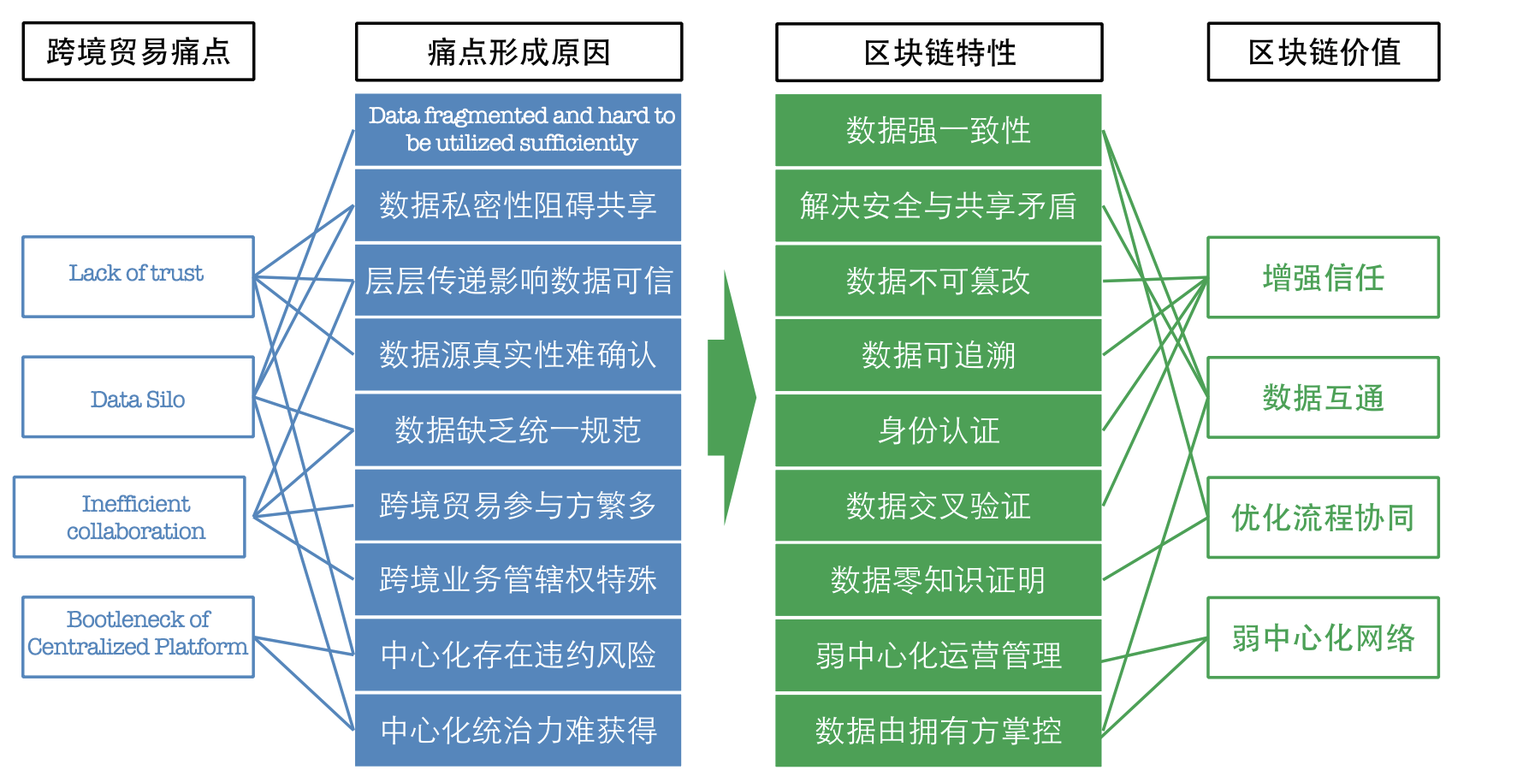
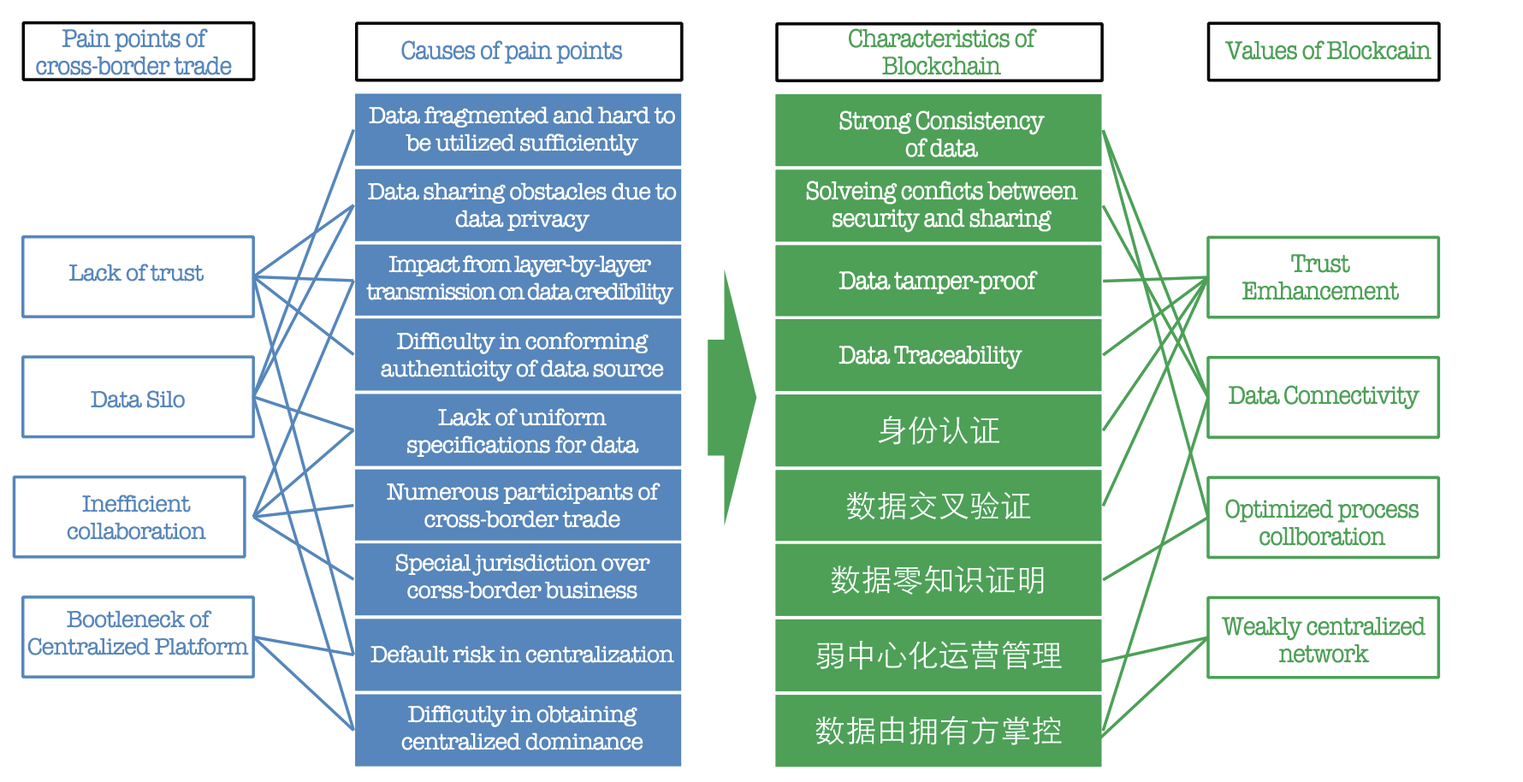
Two versions of the same layered image (1523 x 782). Layer-by-layer changes:
added group "组 1" with 15 layers above "截屏2020-09-13 下午9.25.16" over box(35, 28, 677, 751)
added layer "Difficutly in obtaining centralized dominance" in group "组 1" over box(401, 705, 644, 751)
added layer "Default risk in centralization" in group "组 1" over box(370, 645, 675, 664)
added layer "Special jurisdiction over corss-border business" in group "组 1" over box(395, 553, 651, 600)
added layer "Numerous participants of cross-border trade" in group "组 1" over box(386, 482, 661, 528)
added layer "Lack of uniform specifications for data" in group "组 1" over box(406, 408, 640, 457)
added layer "Difficulty in conforming authenticity of data source" in group "组 1" over box(380, 332, 665, 382)
added layer "Inpact from layer-by-layer transimission on data credibility" in group "组 1" over box(366, 255, 675, 305)
added layer "Data sharing obstacles due to data privacy" in group "组 1" over box(367, 182, 677, 232)
added layer "Causes of pain points" in group "组 1" over box(401, 40, 623, 65)
added layer "Pain points of cross-border trade" in group "组 1" over box(35, 28, 232, 76)
added layer "Characteristics of Blockchain" above "Values of Blockcain" over box(848, 28, 1038, 76)
added layer "Weakly centralized network" above "Optimized process collboration" over box(1221, 616, 1427, 664)
added layer "Optimized process collboration" above "Data Connectivity" over box(1225, 498, 1420, 546)
added layer "Trust Emhancement" above "Data Traceability" over box(1241, 254, 1400, 301)
added layer "Solveing conficts between security and sharing" above "Strong Consistency of data" over box(806, 180, 1079, 233)
added layer "Strong Consistency of data" above "图层 0" over box(839, 110, 1046, 158)
painted on "图层 0" over box(41, 28, 1419, 751)
added layer "图层 3" above "图层 2" over box(800, 110, 1079, 370)
…and 4 more changes (4 added)
